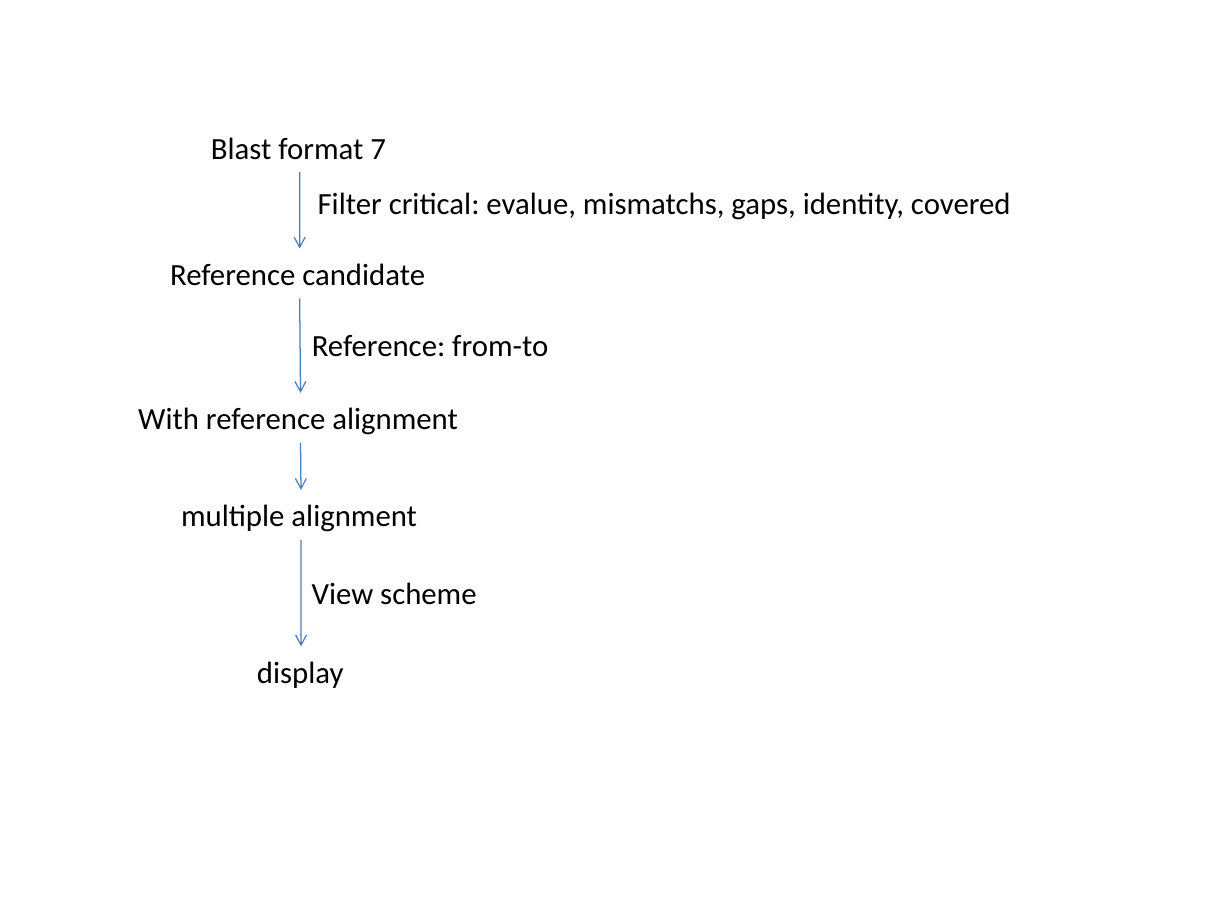
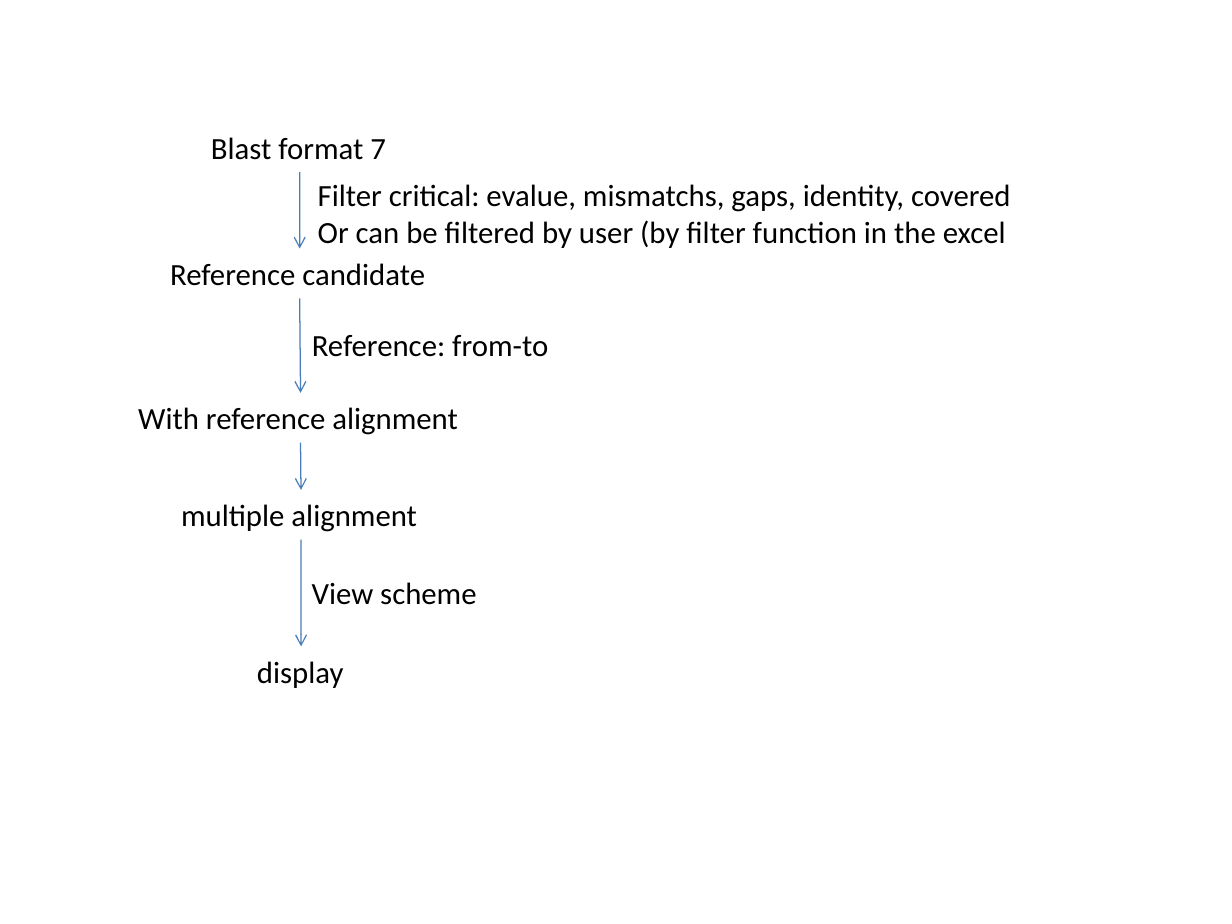
Before and after one commit to lry198010/EMview, a slide deck: slide 2 of doc/scheme_and_procedure.pptx. Drawn at 1232x924 pixels with LibreOffice and Linux fonts; fonts in the diff are those of the drawing. Boxes give left, top, right and bottom in pixels: in the first picture for what was removed or moved away, otherwise in the second. Text is boxed around its words. In the diff, an @@ line names an element or a change of style, - is before the commit and + after.

```diff
--- a/doc/scheme_and_procedure.pptx
+++ b/doc/scheme_and_procedure.pptx
@@ text "Filter critical: evalue, mismatchs, gaps, ...": place and size @@
-text "Filter critical: evalue, mismatchs, gaps, ..." at [318,192,1011,220]
+text "Filter critical: evalue, mismatchs, gaps, ..." at [318,184,1011,248]
@@ text at [318,220,1006,248]: paragraph added @@
+Or can be filtered by user (by filter function in the excel
```
Also in this commit, not shown: 2 other files.
